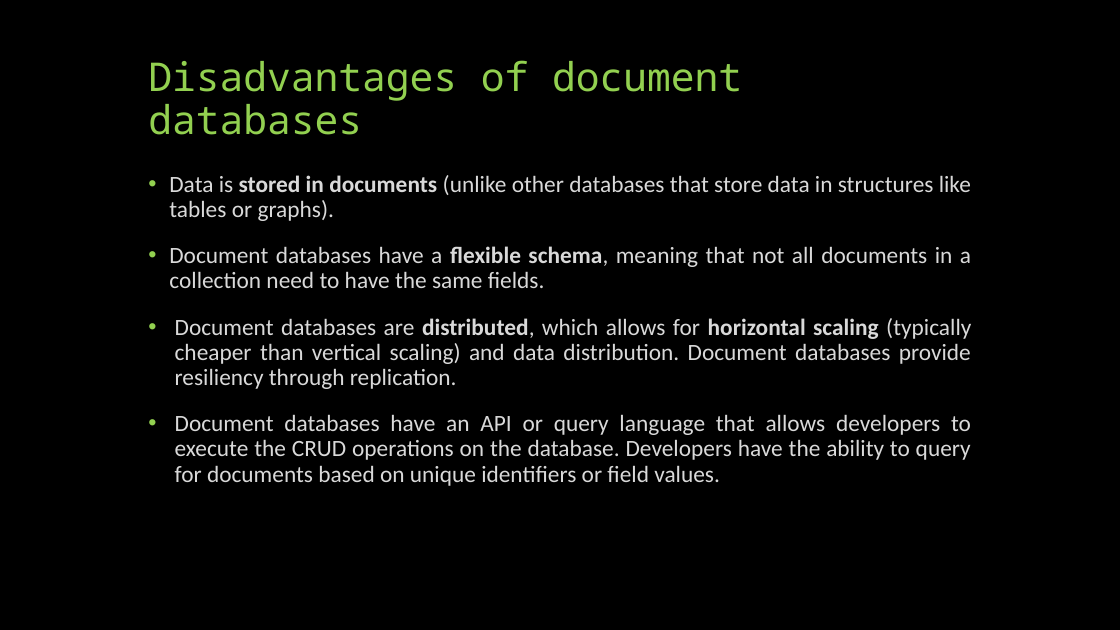
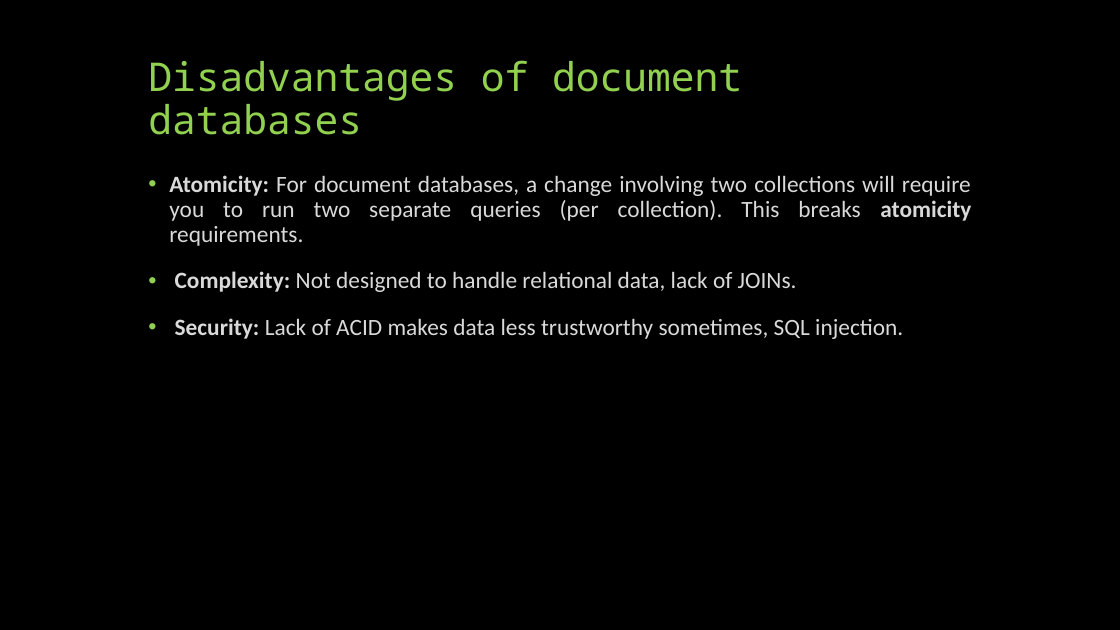
Before and after one commit to MnAppsNet/DominanceQueries, a slide deck: slide 9 of NOSQL - document stores.pptx. Drawn at 1120x630 pixels with LibreOffice and Linux fonts; fonts in the diff are those of the drawing. Boxes give left, top, right and bottom in pixels: in the first picture for what was removed or moved away, otherwise in the second. Text is boxed around its words. In the diff, an @@ line names an element or a change of style, - is before the commit and + after.

```diff
--- a/NOSQL - document stores.pptx
+++ b/NOSQL - document stores.pptx
@@ text at <box>169,175,971,339</box>: text changed @@
-• Data is stored in documents (unlike other databases that store data in structures like tables or graphs).
-• Document databases have a flexible schema, meaning that not all documents in a collection need to have the same fields.
-  • Document databases are distributed, which allows for horizontal scaling (typically cheaper than vertical scaling) and data distribution. Document databases provide resiliency through replication.
-  • Document databases have an API or query language that allows developers to execute the CRUD operations on the database. Developers have the ability to query for documents based on unique identifiers or field values.
+• Atomicity: For document databases, a change involving two collections will require you to run two separate queries (per collection). This breaks atomicity requirements.
+  • Complexity: Not designed to handle relational data, lack of JOINs.
+  • Security: Lack of ACID makes data less trustworthy sometimes, SQL injection.
```
Also in this commit, not shown: 2 other slides changed, 1 slide added.
